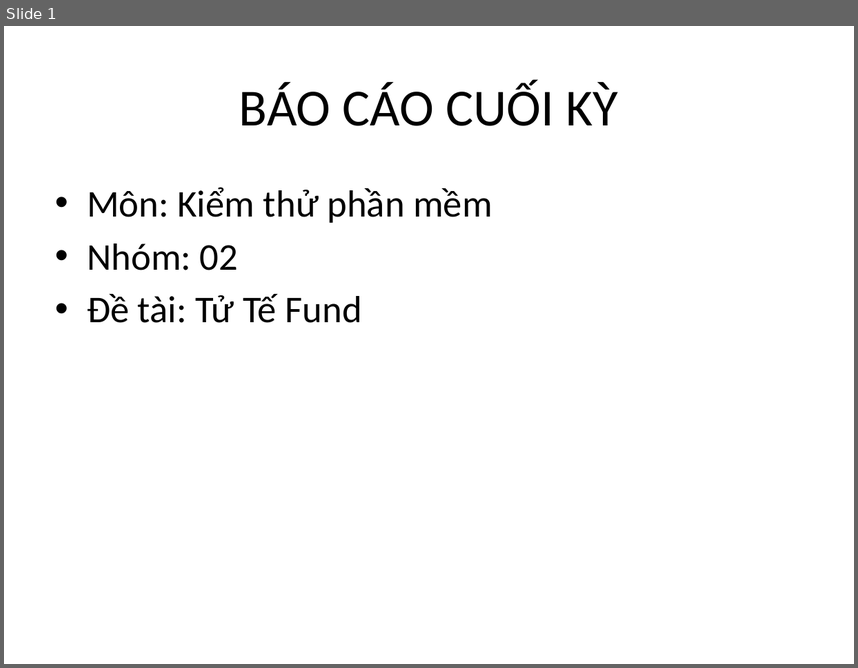
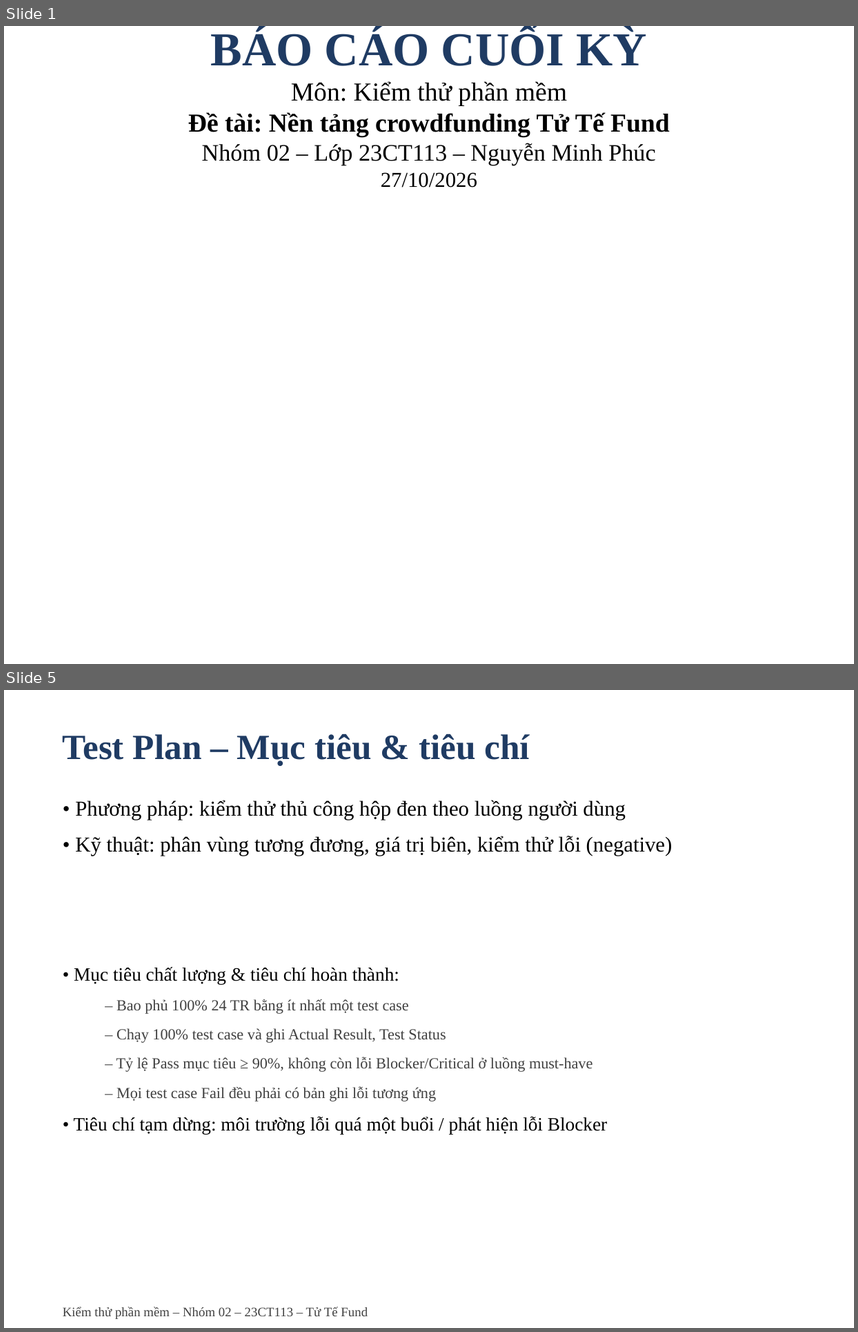
Before and after one commit to Escanor292/test, a slide deck: 23CT113_Nhom02_NenTangCrowdfunding(TuTeFund)/Word+ppt Báo Cáo/Ppt Báo cáo Nhóm 2 - 23CT113.pptx. Shown one above the other, each under a label of ours: slide 1 before the commit, slides 1 and 5 after it; the slides between them are not shown. The pictures are 858x668 and 858x1332 pixels, drawn with LibreOffice and Linux fonts; fonts in the diff are those of the drawing. Boxes give left, top, right and bottom in pixels: in the first picture for what was removed or moved away, otherwise in the second. Text is boxed around its words. In the diff, an @@ line names an element or a change of style, - is before the commit and + after.

```diff
--- a/23CT113_Nhom02_NenTangCrowdfunding(TuTeFund)/Word+ppt Báo Cáo/Ppt Báo cáo Nhóm 2 - 23CT113.pptx
+++ b/23CT113_Nhom02_NenTangCrowdfunding(TuTeFund)/Word+ppt Báo Cáo/Ppt Báo cáo Nhóm 2 - 23CT113.pptx
@@ slide 5 added at bbox=[4, 690, 854, 1328], background #FFFFFF @@
@@ text added at bbox=[63, 734, 530, 766], 30 pt, text #1F3B63, bold @@
+Test Plan – Mục tiêu & tiêu chí
@@ text added at bbox=[75, 800, 673, 856], 18 pt, text #000000 @@
+• Phương pháp: kiểm thử thủ công hộp đen theo luồng người dùng
+• Kỹ thuật: phân vùng tương đương, giá trị biên, kiểm thử lỗi (negative)
@@ text added at bbox=[74, 967, 607, 1134], 13 pt, text #404040 @@
+• Mục tiêu chất lượng & tiêu chí hoàn thành:
+  – Bao phủ 100% 24 TR bằng ít nhất một test case
+  – Chạy 100% test case và ghi Actual Result, Test Status
+  – Tỷ lệ Pass mục tiêu ≥ 90%, không còn lỗi Blocker/Critical ở luồng must-have
+  – Mọi test case Fail đều phải có bản ghi lỗi tương ứng
+• Tiêu chí tạm dừng: môi trường lỗi quá một buổi / phát hiện lỗi Blocker
@@ text added at bbox=[63, 1306, 368, 1319], 11 pt, text #404040 @@
+Kiểm thử phần mềm – Nhóm 02 – 23CT113 – Tử Tế Fund
@@ slide 1 changed as well @@
@@ title at bbox=[211, 28, 647, 66]: size 44 to 40 pt, font Calibri to Times New Roman, text colour #000000 to #1F3B63, bold on in "BÁO CÁO CUỐI KỲ" @@
@@ title at bbox=[188, 81, 670, 187]: paragraphs added @@
+Môn: Kiểm thử phần mềm
+Đề tài: Nền tảng crowdfunding Tử Tế Fund
+Nhóm 02 – Lớp 23CT113 – Nguyễn Minh Phúc
+27/10/2026
@@ text removed at bbox=[87, 187, 493, 323] @@
-• Môn: Kiểm thử phần mềm
-• Nhóm: 02
-• Đề tài: Tử Tế Fund
```
Also in this commit, not shown: 9 other slides added, 5 slides removed, 4 other files.
